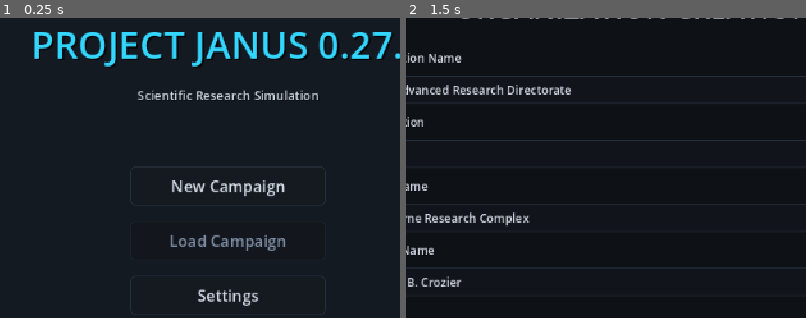
Above: before the commit, frames 1-2 (left to right).
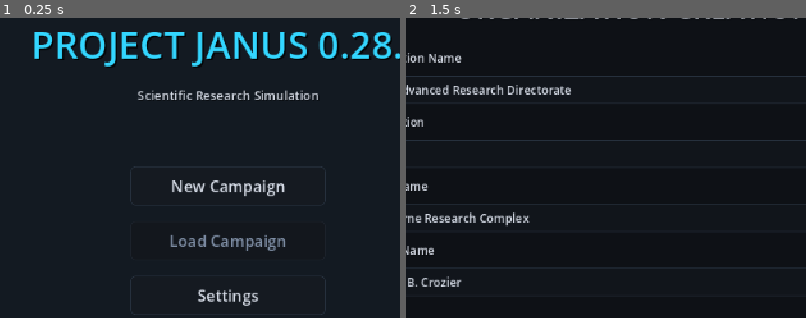
Above: after the commit, the same moments.

Repository: lutecian/project-janus
Game: Godot game, scene res://scenes/main/main_menu.tscn
The game is run twice, just before and just after one commit, with the same random seed, the same clock (stepped at 60 frames per second) and the same inputs.
Inputs:
- Up to frame 1 (0.25 s): no input
- Up to frame 2 (1.5 s): click "New Campaign" at 0.5 s; click "Normal" at 1.25 s
The pictures show only the part of the screen within x 22-72%, y 0-50%; the shares and areas given below are measured in that part.

The runs differ from the first frame. In frame 1, 0.3% of the frame differs, in the area x 93-98%, y 4-14%; in frame 2, nothing differs.

Commit message:
JANUS 0.28 staff training sink
- train_scientist: 4 trainable skills, 400+15/level curve, cap 95, full-day cost
- Train buttons on scientist screen with live costs
- Ability-suite training tests; codex + tour mention
- 28 suites green, probe pillars hold

Diff:
--- a/data/meta/codex.json
+++ b/data/meta/codex.json
@@ -26,7 +26,7 @@
     },
     {
       "title": "STAFF & LOYALTY",
-      "body": "Scientists have loyalty as well as health and …(276 unchanged characters)… y their old employer's habits with them."
+      "body": "Scientists have loyalty as well as health and …(276 unchanged characters)… y their old employer's habits with them. Train physics, engineering, observation or curiosity in the scientist screen: +1 point for cash, costing a full day, capped at 95."
     }
   ]
 }
--- a/data/meta/tutorial.json
+++ b/data/meta/tutorial.json
@@ -8,7 +8,7 @@
   ],
   "tour": [
     {"id": "first_experiment", "title": "Run an experiment", "detail": "Open Experiments, pick OBSERVE (safe, cheap) with any scientist, and run it. Knowledge starts moving and the discovery stirs."},
-    {"id": "first_suspected", "title": "Reach SUSPECTED", "detail": "Keep experimenting on the same artifact until knowledge passes 30%. The artifact's story text changes — that is the narrative noticing you."},
+    {"id": "first_suspected", "title": "Reach SUSPECTED", "detail": "Keep experimenting on the same artifact until knowledge passes 30%. The artifact's story text changes — that is the narrative noticing you. Signature experiments unlock as knowledge grows: check Experiments."},
     {"id": "first_confirmed", "title": "CONFIRM the discovery", "detail": "Push knowledge to 70% or chain evidence events. Confirmation unlocks a technology — pick one that fits how you want to win."},
     {"id": "first_tech", "title": "Spend the technology", "detail": "Open Technology and unlock. Resonance for market muscle, Cryo for safety, Deep Field for discovery speed."},
     {"id": "first_deal", "title": "Make a deal", "detail": "Sign a contract, acquire a lab, build, hire, or run an op. Deals are the other half of victory — and a $500 training grant is waiting when this lands."}
--- a/scenes/experiment/scientist_detail.gd
+++ b/scenes/experiment/scientist_detail.gd
@@ -4,6 +4,8 @@
 @onready var specialty_label: Label = $ScrollContainer/VBox/specialty_label
 @onready var skills_label: Label = $ScrollContainer/VBox/skills_label
 @onready var traits_label: Label = $ScrollContainer/VBox/traits_label
+@onready var train_hint: Label = $ScrollContainer/VBox/train_hint
+@onready var train_container: VBoxContainer = $ScrollContainer/VBox/train_container
 @onready var status_label: Label = $ScrollContainer/VBox/status_label
 @onready var history_label: RichTextLabel = $ScrollContainer/VBox/history_label
 @onready var btn_back: Button = $ScrollContainer/VBox/ButtonRow/btn_back
@@ -69,6 +71,36 @@
 	if history_text.is_empty():
 		history_text = "No experiment history."
 	history_label.text = history_text
+	_refresh_training()
+
+func _refresh_training():
+	for child in train_container.get_children():
+		child.queue_free()
+	if scientist.is_empty() or not GameState._is_available(scientist):
+		train_hint.text = "Training requires an available scientist."
+		return
+	train_hint.text = "Training costs a full day (+8 stress, +2 experience). Skills cap at %d." % GameState.TRAIN_SKILL_CAP
+	var skills: Dictionary = scientist.get("skills", {})
+	for skill in GameState.TRAINABLE_SKILLS:
+		var cur: int = int(skills.get(skill, 0))
+		var cost: int = GameState.training_cost(scientist.get("id", ""), skill)
+		var btn := Button.new()
+		if cur >= GameState.TRAIN_SKILL_CAP:
+			btn.text = "Train %s: MAXED (%d)" % [skill.capitalize(), cur]
+			btn.disabled = true
+		else:
+			btn.text = "Train %s: %d -> %d ($%d)" % [skill.capitalize(), cur, cur + 1, cost]
+			btn.disabled = int(GameState.budget.get("funds", 0)) < cost
+		btn.pressed.connect(_on_train.bind(skill))
+		train_container.add_child(btn)
+
+func _on_train(skill: String):
+	var res: Dictionary = GameState.train_scientist(scientist.get("id", ""), skill)
+	if not res.get("ok", false):
+		train_hint.text = "Training refused (%s)." % res.get("reason", "?")
+		return
+	scientist = GameState.scientists[GameState.selected_scientist_index]
+	_display_scientist()
 
 func _on_back():
 	get_tree().change_scene_to_file("res://scenes/laboratory/laboratory.tscn")
--- a/scenes/experiment/scientist_detail.tscn
+++ b/scenes/experiment/scientist_detail.tscn
@@ -57,6 +57,22 @@
 theme_override_colors/font_color = Color(1, 0.85, 0.4, 1)
 text = "Traits"
 
+[node name="TrainHeader" type="Label" parent="ScrollContainer/VBox"]
+layout_mode = 2
+theme_override_font_sizes/font_size = 18
+text = "TRAINING (takes a full day)"
+horizontal_alignment = 1
+
+[node name="train_hint" type="Label" parent="ScrollContainer/VBox"]
+layout_mode = 2
+theme_override_font_sizes/font_size = 13
+text = ""
+autowrap_mode = 2
+
+[node name="train_container" type="VBoxContainer" parent="ScrollContainer/VBox"]
+layout_mode = 2
+theme_override_constants/separation = 6
+
 [node name="Sep2" type="HSeparator" parent="ScrollContainer/VBox"]
 layout_mode = 2
 
--- a/scripts/autoload/game_state.gd
+++ b/scripts/autoload/game_state.gd
@@ -1,6 +1,6 @@
 extends Node
 
-const GAME_VERSION := "0.27.0"
+const GAME_VERSION := "0.28.0"
 const ObservationSimulator = preload("res://scripts/simulation/observation_simulator.gd")
 
 var campaign_id: String = ""
@@ -711,6 +711,49 @@
 			if inc_dict.get("id", "") == "INC_EQUIPMENT_FAILURE":
 				_apply_incident(inc_dict)
 				break
+
+const TRAINABLE_SKILLS := ["physics", "engineering", "observation", "curiosity"]
+const TRAIN_SKILL_CAP := 95
+
+func training_cost(sci_id: String, skill: String) -> int:
+	if skill not in TRAINABLE_SKILLS:
+		return -1
+	for s in scientists:
+		var sd: Dictionary = s as Dictionary
+		if sd.get("id", "") != sci_id:
+			continue
+		var cur: int = int((sd.get("skills", {}) as Dictionary).get(skill, 0))
+		return 400 + cur * 15
+	return -1
+
+func train_scientist(sci_id: String, skill: String) -> Dictionary:
+	if skill not in TRAINABLE_SKILLS:
+		return {"ok": false, "reason": "not_trainable"}
+	var target := {}
+	for s in scientists:
+		var sd: Dictionary = s as Dictionary
+		if sd.get("id", "") == sci_id:
+			target = sd
+	if target.is_empty():
+		return {"ok": false, "reason": "no_scientist"}
+	if not _is_available(target):
+		return {"ok": false, "reason": "unavailable"}
+	var skills: Dictionary = target.get("skills", {})
+	var cur: int = int(skills.get(skill, 0))
+	if cur >= TRAIN_SKILL_CAP:
+		return {"ok": false, "reason": "maxed"}
+	var cost: int = 400 + cur * 15
+	if int(budget.get("funds", 0)) < cost:
+		return {"ok": false, "reason": "insufficient_funds"}
+	budget["funds"] = int(budget.get("funds", 0)) - cost
+	budget["spent"] = int(budget.get("spent", 0)) + cost
+	skills[skill] = cur + 1
+	target["stress"] = mini(int(target.get("stress", 0)) + 8, 100)
+	target["experience"] = int(target.get("experience", 0)) + 2
+	elapsed_days += 1.0
+	log_telemetry("training", {"scientist": sci_id, "skill": skill, "cost": cost})
+	_tick_new_day([sci_id])
+	return {"ok": true, "cost": cost, "skill": skill, "value": cur + 1}
 
 func scientist_level(sci_id: String) -> int:
 	for s in scientists:
--- a/tests/scene_test_runner.gd
+++ b/tests/scene_test_runner.gd
@@ -3121,6 +3121,47 @@
 		push_error("ability: generalized tech check broken")
 		failures += 1
 
+	# --- Training: paid skill points that cost a day ---
+	GameState.initialize_new_campaign({"name": "Ability Train"}, "normal")
+	GameState.select_artifact(0)
+	GameState.budget["funds"] = 100000
+	var chen_id := "SCIENTIST_CHEN"
+	if GameState.training_cost(chen_id, "physics") != 400 + 85 * 15:
+		push_error("ability: chen physics 85 should cost %d, got %d" % [400 + 85 * 15, GameState.training_cost(chen_id, "physics")])
+		failures += 1
+	if GameState.training_cost(chen_id, "risk_tolerance") != -1:
+		push_error("ability: untrainable skill should price at -1")
+		failures += 1
+	var day0: float = GameState.elapsed_days
+	var tr: Dictionary = GameState.train_scientist(chen_id, "physics")
+	if not bool(tr.get("ok", false)):
+		push_error("ability: funded training should succeed")
+		failures += 1
+	var chen_skills := {}
+	for s in GameState.scientists:
+		if (s as Dictionary).get("id", "") == chen_id:
+			chen_skills = (s as Dictionary).get("skills", {})
+	if int(chen_skills.get("physics", 0)) != 86:
+		push_error("ability: training should raise physics to 86")
+		failures += 1
+	if GameState.elapsed_days != day0 + 1.0:
+		push_error("ability: training should consume a day")
+		failures += 1
+	if GameState.train_scientist(chen_id, "astrology").get("ok", true):
+		push_error("ability: unknown skill should be refused")
+		failures += 1
+	GameState.budget["funds"] = 0
+	if GameState.train_scientist(chen_id, "physics").get("reason", "") != "insufficient_funds":
+		push_error("ability: broke lab should not train")
+		failures += 1
+	for s in GameState.scientists:
+		if (s as Dictionary).get("id", "") == chen_id:
+			(s as Dictionary).get("skills", {})["physics"] = 95
+	GameState.budget["funds"] = 100000
+	if GameState.train_scientist(chen_id, "physics").get("reason", "") != "maxed":
+		push_error("ability: capped skill should be refused")
+		failures += 1
+
 	if failures == 0:
 		print("ABILITY_OK")
 	else:
Not shown, changed: CHANGELOG.md
